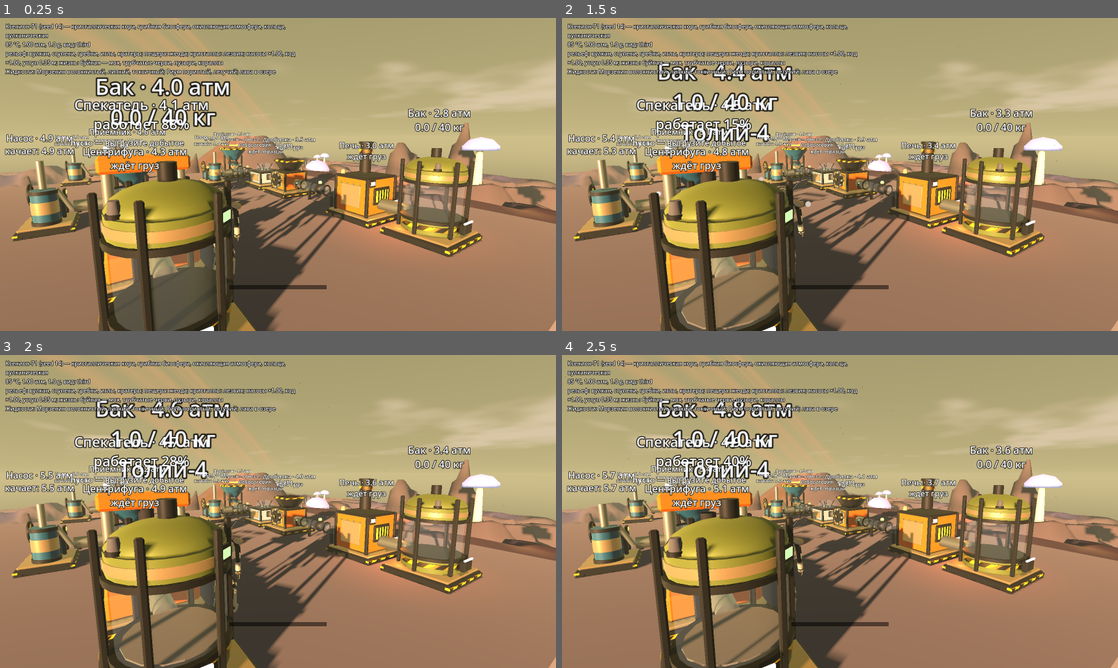
Above: before the commit, frames 1-4 (two rows, left to right).
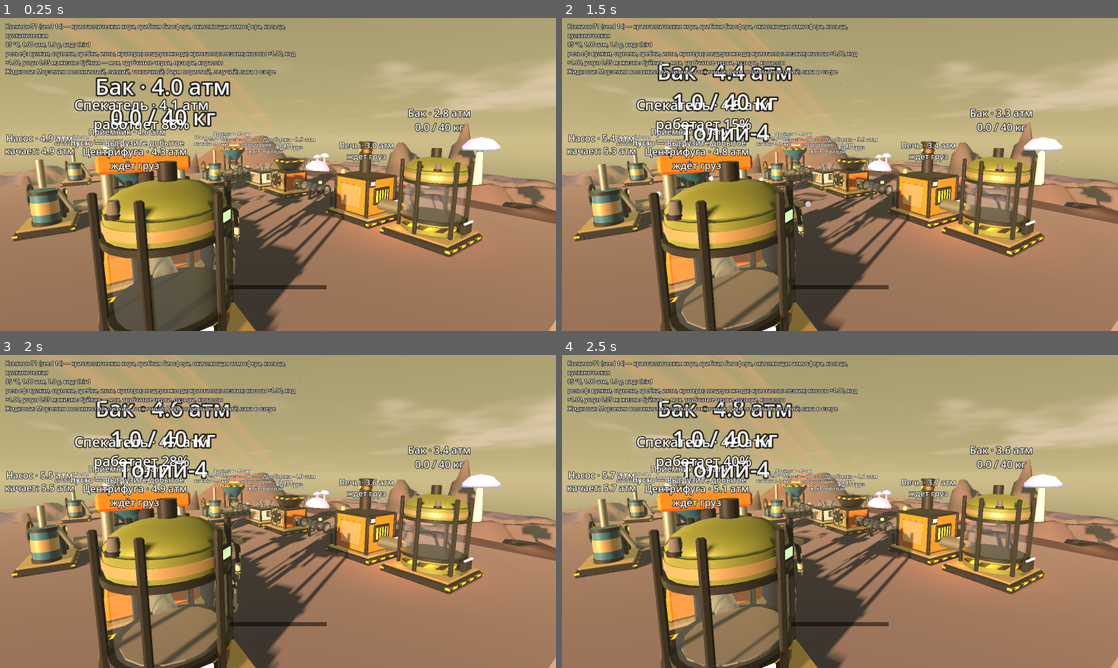
Above: after the commit, the same moments.

Repository: svagtozar/Pheuma
Game: Godot game, scene res://proto/preview.tscn
Same seed, same stepped clock (60 frames per second), same inputs: the game is played once before the commit and once after it. This scene is started directly instead of the project's main scene.
Inputs (mouse positions are in pixels of both pictures, inside the frame that each line leads up to):
- Up to frame 1 (0.25 s): no input
- Up to frame 2 (1.5 s): tap Enter (ui_accept) at 0.5, 0.77 s; move the mouse to (962, 158) at 0.52 s; hold Right 0.53-1.25 s; hold Shift 0.53-1.25 s; click (962, 158) at 0.67 s; drag from (728, 190) to (812, 237) at 1.27 s
- Up to frame 3 (2 s): no input
- Up to frame 4 (2.5 s): move the mouse to (895, 442) at 2.02 s; hold Right from 2.03 s (still down); tap Ctrl at 2.1 s

The runs differ from the first frame. In frame 1, 0.5% of the frame differs, in the area x 6-55%, y 41-66%; in frame 2, 0.5%; in frame 3, less than 0.1%; in frame 4, 0.3%.

Commit message:
3D: скриптовый маршрут перескакивает уступ, а не стоит вечно
На новом рельефе сида 14 робот в --auto=bench упирался в уступ у русла,
и замер в CI висел до таймаута. Маршрут (только проверки) теперь
подпрыгивает, если впереди уступ ниже высоты прыжка, а не порода или машина.

Co-Authored-By: Claude Opus 5.5 <noreply@anthropic.com>
Claude-Session: https://claude.ai/code/session_0163VX5agtvhe7UpcAxMS3Kd

Diff:
--- a/proto/player.gd
+++ b/proto/player.gd
@@ -466,6 +466,11 @@
 	var step := 1.1 if swim else maxf(terrain.style.step_height(), d.length() * 1.6)
 	if (g - robot.position.y) > step or terrain.solid(np.x, body + 1.2, np.z) \
 			or (air and terrain.solid(np.x, robot.position.y + 0.3, np.z)) or (_hits_machine(Vector3(np.x, body, np.z)) and not _hits_machine(robot.position)):
+		# Скриптовый маршрут упёрся в уступ (не в породу и не в машину) — перескочить,
+		# как сделал бы игрок: иначе проверка (--auto=cave, bench) стоит вечно.
+		if not route.is_empty() and not air and g - robot.position.y < JUMP_MAX_H \
+				and not terrain.solid(np.x, body + 1.2, np.z) and not _hits_machine(Vector3(np.x, body, np.z)):
+			jump()
 		vel *= 0.3
 		return
 	robot.position.x = np.x
